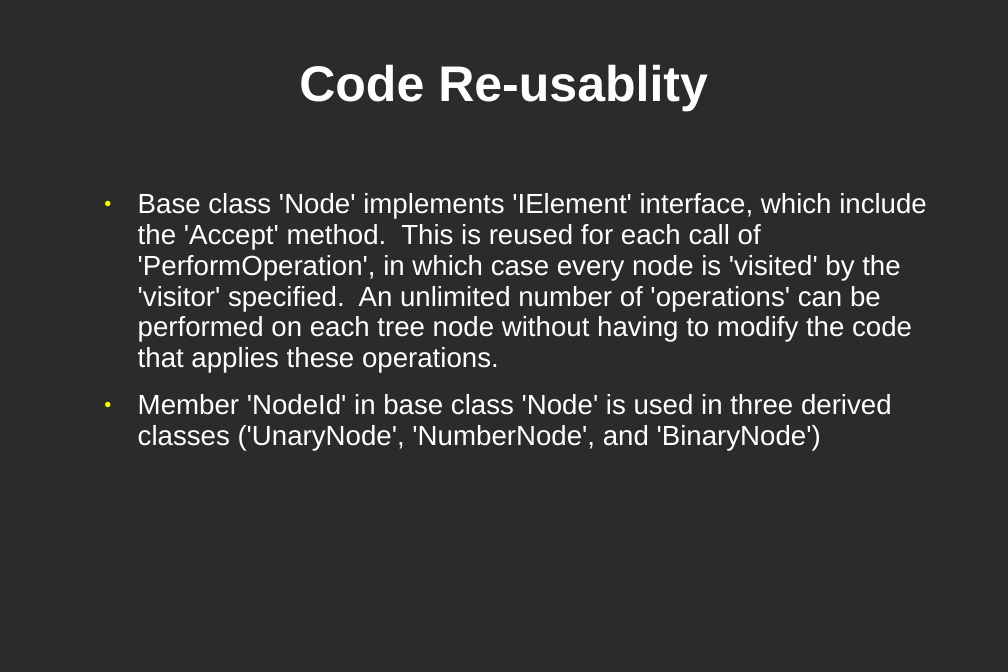
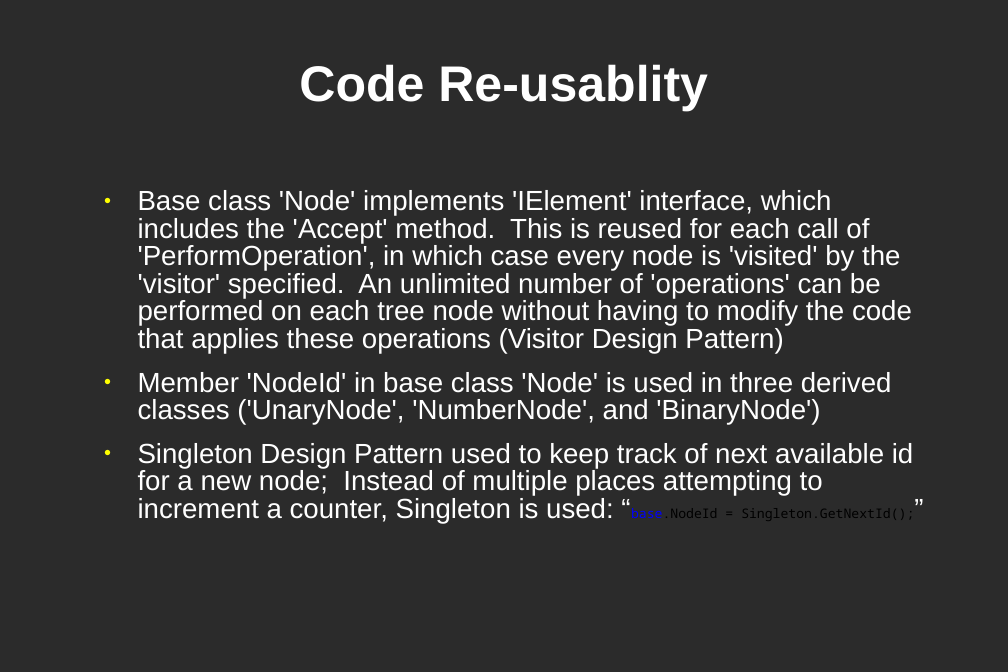
Before and after one commit to 7777777revelation/SimpleCalculator, a slide deck: slide 6 of SimpleCalculator.ppt. Drawn at 1008x672 pixels with LibreOffice and Linux fonts; fonts in the diff are those of the drawing; background and template pictures are left out; a plain dark background stands for a picture behind light text. Boxes give left, top, right and bottom in pixels: in the first picture for what was removed or moved away, otherwise in the second. Text is boxed around its words. In the diff, an @@ line names an element or a change of style, - is before the commit and + after.

Commit message:
adding Singleton Design Pattern, et al.
adding Singleton Design Pattern, et al.

```diff
--- a/SimpleCalculator.ppt
+++ b/SimpleCalculator.ppt
@@ text at bbox=[138, 190, 912, 354]: text changed @@
-● Base class 'Node' implements 'IElement' interface, which include the 'Accept' method. This is reused for each call of 'PerformOperation', in which case every node is 'visited' by the 'visitor' specified. An unlimited number of 'operations' can be performed on each tree node without having to modify the code that applies these operations.
+● Base class 'Node' implements 'IElement' interface, which includes the 'Accept' method. This is reused for each call of 'PerformOperation', in which case every node is 'visited' by the 'visitor' specified. An unlimited number of 'operations' can be performed on each tree node without having to modify the code that applies these operations (Visitor Design Pattern)
@@ text at bbox=[138, 372, 892, 425]: line spacing 0.93 to 0.83 @@
@@ text at bbox=[138, 443, 914, 523]: paragraph added @@
+● Singleton Design Pattern used to keep track of next available id for a new node; Instead of multiple places attempting to increment a counter, Singleton is used: “base.NodeId = Singleton.GetNextId();”
```
Also in this commit, not shown: 5 other slides changed, 7 other files.
